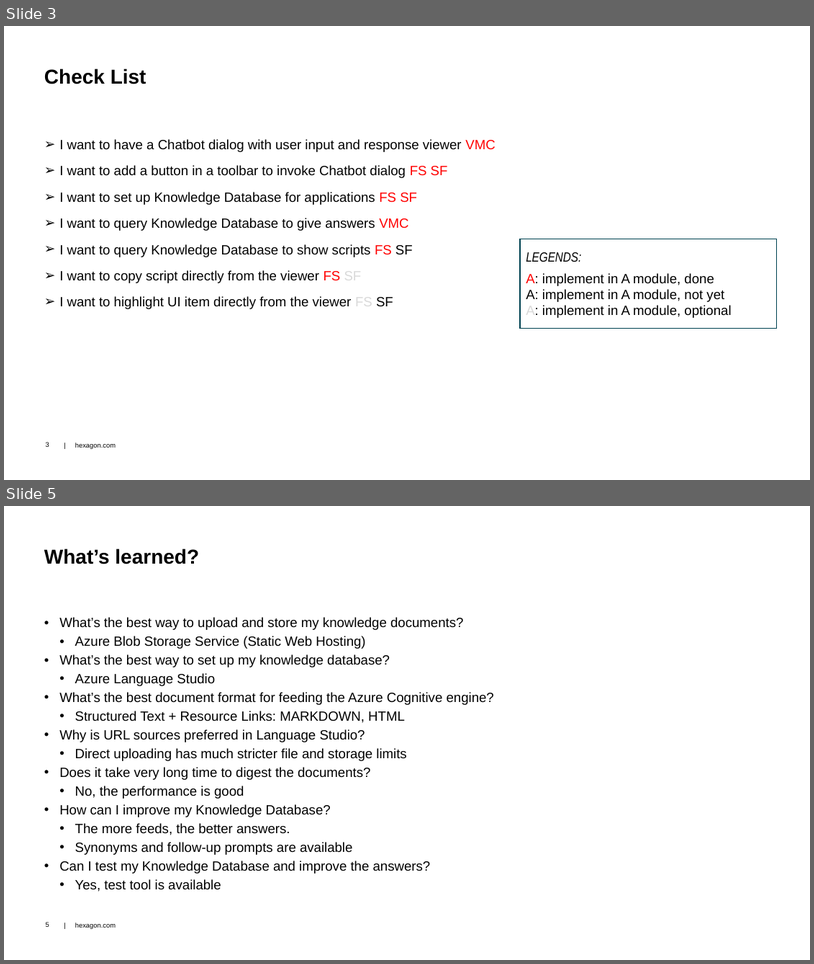
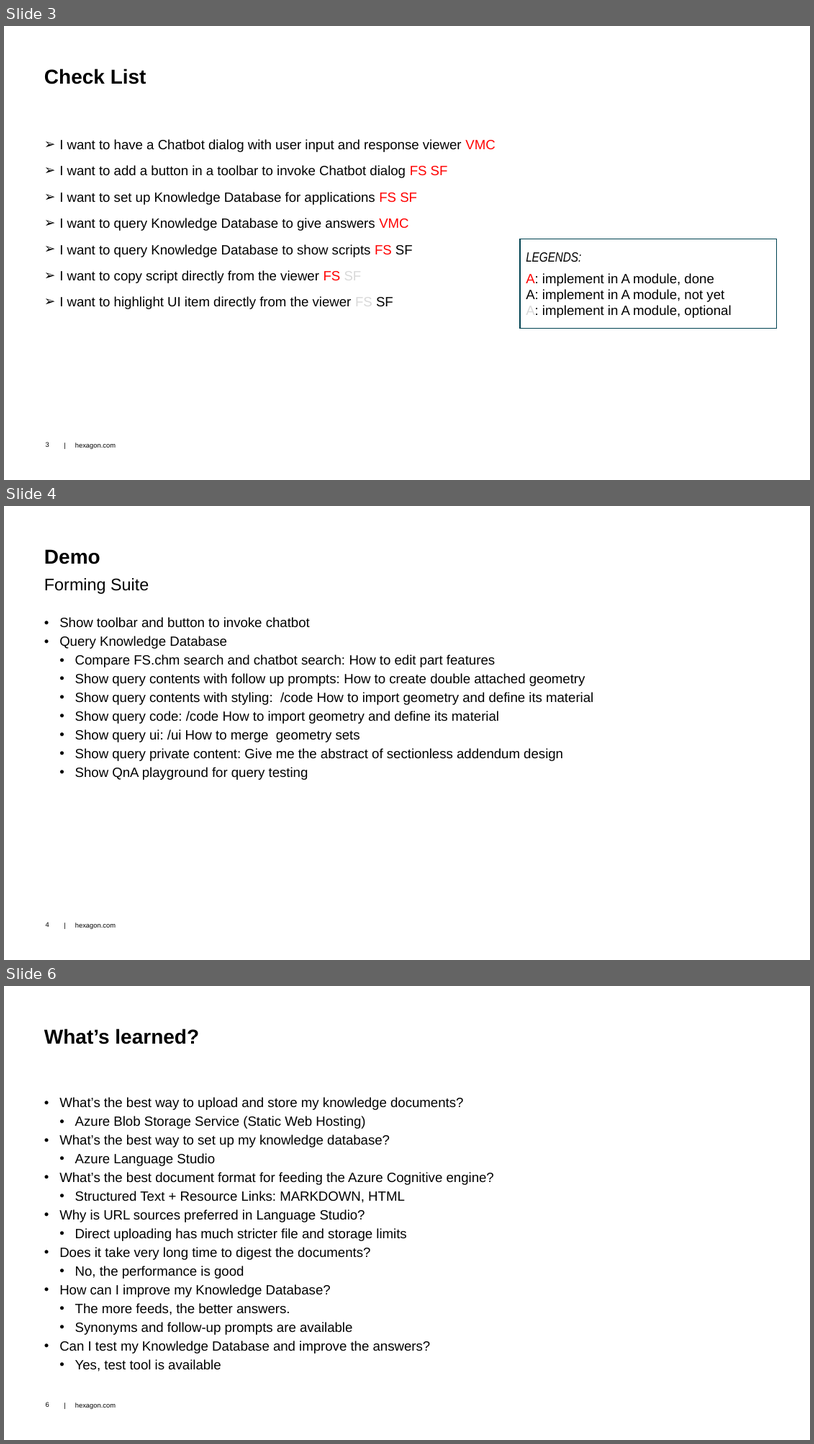
Before and after one commit to dongzgh/protos-vmccopilot, a slide deck: docs/VMC Hackathon 2024 - VMC.Chatbot - Demo.pptx. Shown one above the other, each under a label of ours: slides 3 and 5 before the commit, slides 3, 4 and 6 after it; the slides between them are not shown. The pictures are 814x964 and 814x1444 pixels, drawn with LibreOffice and Linux fonts; fonts in the diff are those of the drawing; background and template pictures are left out. Boxes give left, top, right and bottom in pixels: in the first picture for what was removed or moved away, otherwise in the second. Text is boxed around its words. In the diff, an @@ line names an element or a change of style, - is before the commit and + after.

Commit message:
Added prompts from answer; Added styling support for answer; Updated documents; Upgraded nuget package version;

```diff
--- a/docs/VMC Hackathon 2024 - VMC.Chatbot - Demo.pptx
+++ b/docs/VMC Hackathon 2024 - VMC.Chatbot - Demo.pptx
@@ slide 4 added at bbox=[4, 506, 810, 960], background #FFFFFF; not listed: 2 template elements that a slide beside it also shows @@
@@ title added at bbox=[44, 549, 100, 564], 24 pt, text #000000, bold @@
+Demo
@@ text added at bbox=[44, 578, 149, 594], 20 pt, text #000000 @@
+Forming Suite
@@ text added at bbox=[59, 617, 594, 780], 16 pt, text #000000 @@
+• Show toolbar and button to invoke chatbot
+• Query Knowledge Database
+  • Compare FS.chm search and chatbot search: How to edit part features
+  • Show query contents with follow up prompts: How to create double attached geometry
+  • Show query contents with styling: /code How to import geometry and define its material
+  • Show query code: /code How to import geometry and define its material
+  • Show query ui: /ui How to merge geometry sets
+  • Show query private content: Give me the abstract of sectionless addendum design
+  • Show QnA playground for query testing
@@ what was slide 5 is now slide 6 @@
```
Also in this commit, not shown: 1 slide changed, 1 other slide added, 1 slide removed, 9 other files.
